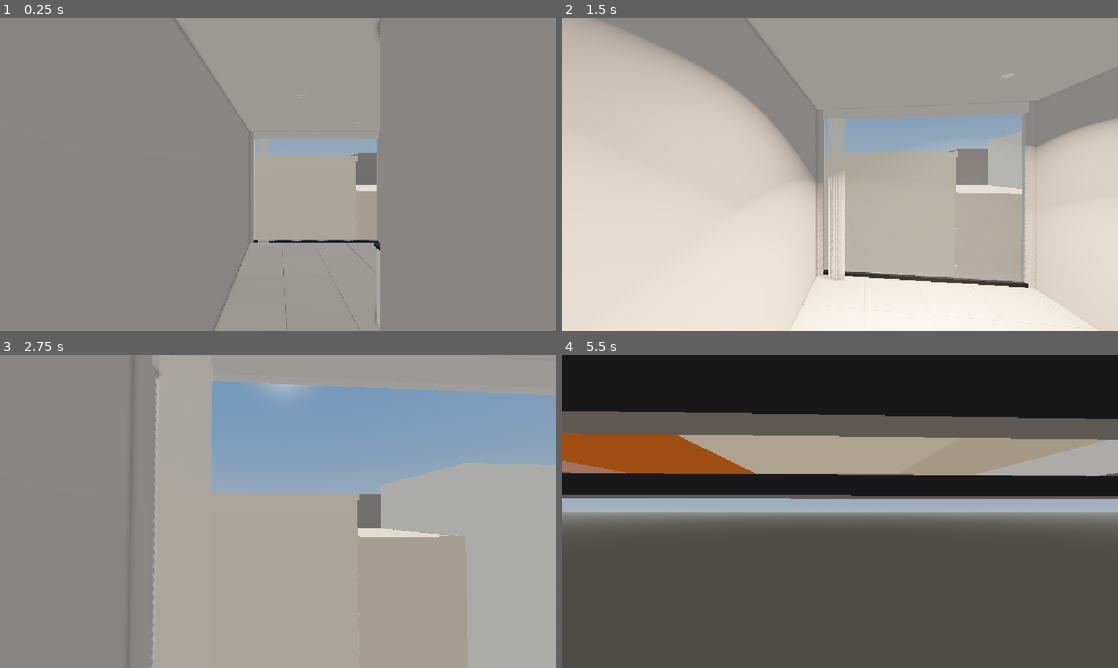
Above: before the commit, frames 1-4 (two rows, left to right).
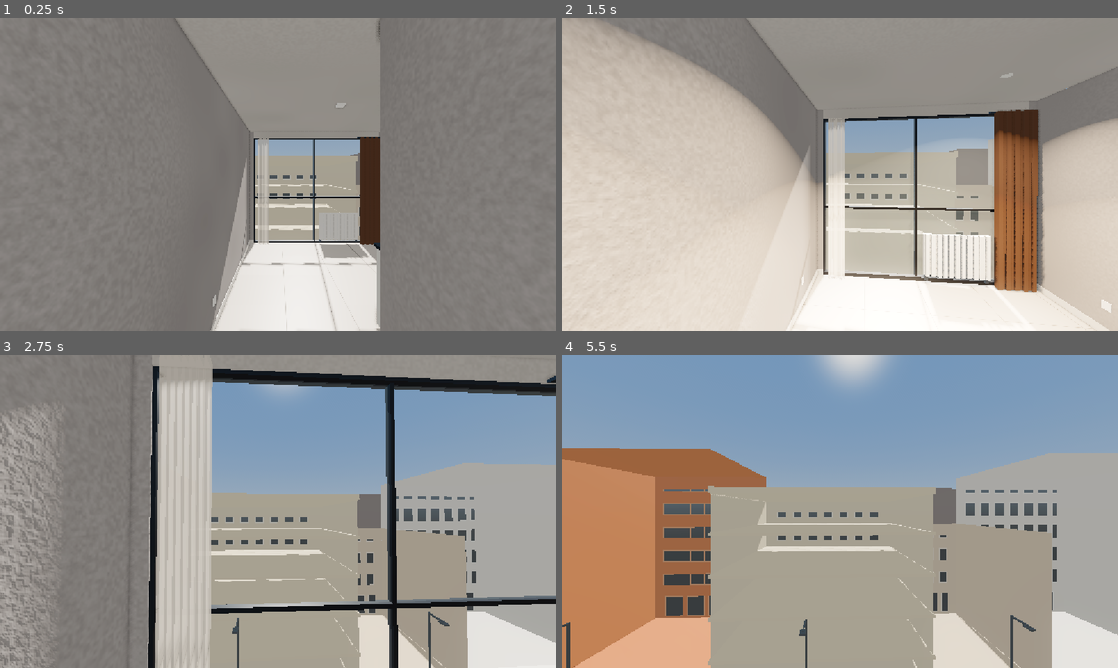
Above: after the commit, the same moments.

Repository: mertgurgenyatagi/NewRoomModel
Game: Godot game, scene res://main.tscn
Two runs of this game, one before a commit and one after it. Both use one fixed random seed, a clock stepped at 60 frames per second and the inputs below.
Inputs (mouse positions are in pixels of both pictures, inside the frame that each line leads up to):
- Up to frame 1 (0.25 s): no input
- Up to frame 2 (1.5 s): tap Enter at 0.5 s; move the mouse to (867, 174) at 0.52 s; hold W from 0.53 s (still down); tap L at 0.6 s; click (867, 174) at 0.67 s; tap Space at 0.77 s; move the mouse to (812, 174) at 1.27 s; tap Shift at 1.35 s
- Up to frame 3 (2.75 s): keep holding W; tap Space at 1.52 s; move the mouse to (289, 505) at 2.02 s; tap L at 2.1 s
- Up to frame 4 (5.5 s): keep holding W; move the mouse to (834, 517) at 2.77 s; tap Shift at 2.85, 4.35 s; click (834, 517) at 2.92 s; tap Space at 3.02, 3.77, 4.52 s; move the mouse to (878, 514) at 3.52 s; tap L at 3.6, 5.1 s; move the mouse to (795, 508) at 4.27 s; move the mouse to (845, 511) at 5.02 s; click (845, 511) at 5.17 s

The runs differ from the first frame. In frame 1, 10% of the frame differs, in the area x 30-69%, y 1-100%; in frame 2, 10%; in frame 3, 19%; in frame 4, 97%, in the area x 0-100%, y 0-100%.

Commit message:
Add room detail, world-position surface shaders and daylight with real sun patch
- tools/add_room_detail.py: skirting, window frame, radiator, curtain, door handle, sockets,
  counter details, trees, lamps, cars
- Godot shaders: roughcast plaster with bump, striped door, speckled worktop, facade windows
- Lighting: drop SDFGI, neutral ambient + SSAO/SSIL, glass and blinds no longer cast shadows

Co-Authored-By: Claude Sonnet 5 <noreply@anthropic.com>

Diff:
--- a/room-godot/main.gd
+++ b/room-godot/main.gd
@@ -1,25 +1,82 @@
 extends Node3D
-## Builds collision for the imported room and wires up the floor tiles and the electric lights (toggle with L).
+## Builds collision for the imported room, replaces the flat glTF colours with world-position shaders
+## (plaster, striped door, speckled worktop, facades, floor tiles) and wires up the electric lights (toggle with L).
 
-const TILE := 0.75
-const NO_COLLISION_PREFIXES := ["Far_", "Opp_", "Street_", "Ground_", "Window_Glass", "Blind_"]
+const NO_COLLISION_PREFIXES := ["Far_", "Opp_", "Street_", "Ground_", "Window_Glass", "Blind_", "D_Tree", "D_Lamp", "D_Car", "D_Curtain"]
+
+# Facade look per glTF material: wall colour, trim colour, window pitch (m), window size (m).
+const FACADES := {
+	"Fac_Cream": [Color("e2d3b0"), Color("f2ead6"), Vector2(2.0, 3.0), Vector2(1.0, 2.0)],
+	"Fac_Orange": [Color("c9622a"), Color("d98a55"), Vector2(1.7, 3.0), Vector2(1.6, 1.3)],
+	"Fac_Beige": [Color("d9c3a3"), Color("ece0cc"), Vector2(1.8, 3.0), Vector2(0.9, 1.4)],
+	"Fac_White": [Color("e8e4dc"), Color("f6f3ee"), Vector2(2.0, 3.0), Vector2(1.2, 1.7)],
+	"Fac_Pink": [Color("c98f78"), Color("e3b9a5"), Vector2(2.2, 3.0), Vector2(1.1, 1.8)],
+}
 
 @onready var room: Node3D = $Room
 @onready var lights: Node3D = $ElectricLights
 
+var _shared: Dictionary = {}
+
 
 func _ready() -> void:
-	var floor_mat := ShaderMaterial.new()
-	floor_mat.shader = load("res://floor_tiles.gdshader")
+	_build_shared_materials()
 	for n in room.find_children("*", "MeshInstance3D", true, false):
 		var mesh_node := n as MeshInstance3D
-		if mesh_node.name.begins_with("Floor_"):
-			mesh_node.material_override = floor_mat
+		_apply_materials(mesh_node)
+		if mesh_node.name == "Window_Glass" or mesh_node.name.begins_with("Blind_"):
+			mesh_node.cast_shadow = GeometryInstance3D.SHADOW_CASTING_SETTING_OFF  # transparent, must not block the sun
 		if not _skip_collision(mesh_node.name):
 			mesh_node.create_trimesh_collision()
 	lights.visible = false
 	# Afternoon sun about 40 degrees up, coming in from the window side (the window faces west-southwest, toward -Z).
 	$Sun.look_at_from_position(Vector3(2.0, 17.0, -20.0), Vector3.ZERO)
+
+
+func _shader_mat(path: String, params: Dictionary) -> ShaderMaterial:
+	var m := ShaderMaterial.new()
+	m.shader = load(path)
+	for k in params:
+		m.set_shader_parameter(k, params[k])
+	return m
+
+
+func _build_shared_materials() -> void:
+	var plaster := "res://shaders/plaster.gdshader"
+	_shared["Wall"] = _shader_mat(plaster, {"base_color": Color("a7a3a2")})
+	_shared["Ceiling"] = _shader_mat(plaster, {"base_color": Color("c7c3bd"), "grain_contrast": 0.12, "bump_strength": 0.002})
+	_shared["Soffit"] = _shared["Ceiling"]
+	_shared["Door"] = _shader_mat("res://shaders/door.gdshader", {})
+	_shared["CounterTop"] = _shader_mat("res://shaders/counter_top.gdshader", {})
+	_shared["Floor"] = _shader_mat("res://floor_tiles.gdshader", {})
+
+
+func _apply_materials(mesh_node: MeshInstance3D) -> void:
+	var mesh := mesh_node.mesh
+	if mesh == null:
+		return
+	for s in mesh.get_surface_count():
+		var src := mesh.surface_get_material(s)
+		if src == null:
+			continue
+		var key := src.resource_name
+		if _shared.has(key):
+			mesh_node.set_surface_override_material(s, _shared[key])
+		elif FACADES.has(key) and not mesh_node.name.contains("ledge"):
+			mesh_node.set_surface_override_material(s, _facade_material(mesh_node, FACADES[key]))
+
+
+func _facade_material(mesh_node: MeshInstance3D, cfg: Array) -> ShaderMaterial:
+	var box := mesh_node.global_transform * mesh_node.get_aabb()
+	return _shader_mat("res://shaders/facade.gdshader", {
+		"wall_color": cfg[0],
+		"trim_color": cfg[1],
+		"pitch": cfg[2],
+		"win_size": cfg[3],
+		"x_min": box.position.x,
+		"x_max": box.end.x,
+		"top_y": box.end.y,
+	})
 
 
 func _skip_collision(node_name: String) -> bool:
--- a/room-godot/main.tscn
+++ b/room-godot/main.tscn
@@ -17,13 +17,15 @@
 background_mode = 2
 sky = SubResource("sky")
 ambient_light_source = 2
-ambient_light_color = Color(0.93, 0.93, 0.92, 1)
-ambient_light_energy = 0.75
+ambient_light_color = Color(0.93, 0.92, 0.9, 1)
+ambient_light_energy = 0.7
 tonemap_mode = 4
 tonemap_exposure = 1.0
 ssao_enabled = true
-ssao_radius = 0.6
-ssao_intensity = 1.5
+ssao_radius = 0.5
+ssao_intensity = 1.6
+ssil_enabled = true
+ssil_intensity = 1.2
 glow_enabled = true
 
 [sub_resource type="CapsuleShape3D" id="capsule"]
--- /dev/null
+++ b/room-godot/shaders/counter_top.gdshader
@@ -0,0 +1,28 @@
+shader_type spatial;
+// Black speckled worktop: dark base with grey and white flecks, semi-gloss.
+
+uniform vec3 base_color : source_color = vec3(0.02, 0.02, 0.022);
+uniform float fleck_scale = 220.0;
+
+varying vec3 wpos;
+
+float hash13(vec3 p) {
+	p = fract(p * 0.3183099 + vec3(0.1, 0.2, 0.3));
+	p *= 17.0;
+	return fract(p.x * p.y * p.z * (p.x + p.y + p.z));
+}
+
+void vertex() {
+	wpos = (MODEL_MATRIX * vec4(VERTEX, 1.0)).xyz;
+}
+
+void fragment() {
+	float footprint = length(fwidth(wpos));
+	float fade = 1.0 - smoothstep(0.5 / fleck_scale, 1.5 / fleck_scale, footprint);
+	float h = hash13(floor(wpos * fleck_scale));
+	float fleck = smoothstep(0.86, 0.9, h) * 0.45 + smoothstep(0.965, 0.98, h) * 0.5;
+	float avg = 0.035;
+	ALBEDO = base_color + vec3(mix(avg, fleck, fade));
+	ROUGHNESS = 0.38;
+	SPECULAR = 0.35;
+}
--- /dev/null
+++ b/room-godot/shaders/door.gdshader
@@ -0,0 +1,22 @@
+shader_type spatial;
+// Glossy black door with light vertical stripes (the entrance door in the photos).
+
+uniform vec3 black_color : source_color = vec3(0.06, 0.055, 0.05);
+uniform vec3 stripe_color : source_color = vec3(0.72, 0.69, 0.63);
+uniform float stripe_pitch = 0.075;
+uniform float stripe_width = 0.014;
+
+varying vec3 wpos;
+
+void vertex() {
+	wpos = (MODEL_MATRIX * vec4(VERTEX, 1.0)).xyz;
+}
+
+void fragment() {
+	float u = fract(wpos.x / stripe_pitch) * stripe_pitch;
+	float aa = fwidth(wpos.x);
+	float s = smoothstep(0.0, aa + 0.0005, u) * (1.0 - smoothstep(stripe_width, stripe_width + aa + 0.0005, u));
+	ALBEDO = mix(black_color, stripe_color, s);
+	ROUGHNESS = mix(0.1, 0.35, s);
+	SPECULAR = 0.9;
+}
--- /dev/null
+++ b/room-godot/shaders/facade.gdshader
@@ -0,0 +1,53 @@
+shader_type spatial;
+// Building facade with punched or ribbon windows, drawn on the faces that point along Z (toward the room).
+// Windows sit on a grid in world X/Y. x_min/x_max keep them away from the building's side edges.
+
+uniform vec3 wall_color : source_color = vec3(0.8, 0.75, 0.65);
+uniform vec3 trim_color : source_color = vec3(0.9, 0.88, 0.83);
+uniform vec3 glass_color : source_color = vec3(0.05, 0.08, 0.12);
+uniform vec2 pitch = vec2(2.2, 3.0);        // metres between window centres
+uniform vec2 win_size = vec2(1.1, 1.7);     // window width, height
+uniform float y0 = -12.0;                   // street level
+uniform float ground_h = 3.4;               // shopfront storey height
+uniform float x_min = -1000.0;
+uniform float x_max = 1000.0;
+uniform float top_y = 1000.0;
+
+varying vec3 wpos;
+varying vec3 wnorm;
+
+void vertex() {
+	wpos = (MODEL_MATRIX * vec4(VERTEX, 1.0)).xyz;
+	wnorm = normalize((MODEL_MATRIX * vec4(NORMAL, 0.0)).xyz);
+}
+
+void fragment() {
+	vec3 col = wall_color;
+	float rough = 0.85;
+	float metal = 0.0;
+	float spec = 0.5;
+
+	if (abs(wnorm.z) > 0.5) {
+		float y = wpos.y - y0;
+		bool ground = y < ground_h;
+		vec2 p = vec2(wpos.x - x_min - 1.0, max(y - ground_h, 0.0));
+		vec2 cell = ground ? vec2(pitch.x * 1.6, ground_h) : pitch;
+		vec2 local = ground ? vec2(mod(wpos.x - x_min - 1.0, cell.x), y) : vec2(mod(p.x, cell.x), mod(p.y, cell.y));
+		vec2 size = ground ? vec2(cell.x * 0.78, 2.4) : win_size;
+		vec2 c0 = ground ? vec2(cell.x * 0.5, 1.5) : vec2(cell.x * 0.5, cell.y * 0.5);
+		vec2 d = abs(local - c0);
+		vec2 half_s = size * 0.5;
+		bool inside_x = wpos.x > x_min + 1.0 && wpos.x < x_max - 1.0 && wpos.y < top_y - 1.5;
+		float win = step(d.x, half_s.x) * step(d.y, half_s.y) * float(inside_x);
+		float trim = step(d.x, half_s.x + 0.09) * step(d.y, half_s.y + 0.09) * float(inside_x);
+		col = mix(col, trim_color, trim);
+		col = mix(col, glass_color, win);
+		rough = mix(0.85, 0.05, win);
+		spec = mix(0.5, 1.0, win);
+		metal = win * 0.0;
+	}
+	ALBEDO = col;
+	ROUGHNESS = rough;
+	METALLIC = metal;
+	SPECULAR = spec;
+}
--- /dev/null
+++ b/room-godot/shaders/plaster.gdshader
@@ -0,0 +1,60 @@
+shader_type spatial;
+// Fine roughcast plaster from world position: grain in albedo plus a screen-space bump, faded out with distance to avoid shimmer.
+
+uniform vec3 base_color : source_color = vec3(0.65, 0.64, 0.63);
+uniform float grain_contrast = 0.22;
+uniform float bump_strength = 0.004; // bump height in metres
+uniform float roughness_base = 0.9;
+
+varying vec3 wpos;
+
+float hash13(vec3 p) {
+	p = fract(p * 0.3183099 + vec3(0.1, 0.2, 0.3));
+	p *= 17.0;
+	return fract(p.x * p.y * p.z * (p.x + p.y + p.z));
+}
+
+float vnoise(vec3 p) {
+	vec3 i = floor(p);
+	vec3 f = fract(p);
+	f = f * f * (3.0 - 2.0 * f);
+	float a = mix(mix(hash13(i), hash13(i + vec3(1, 0, 0)), f.x), mix(hash13(i + vec3(0, 1, 0)), hash13(i + vec3(1, 1, 0)), f.x), f.y);
+	float b = mix(mix(hash13(i + vec3(0, 0, 1)), hash13(i + vec3(1, 0, 1)), f.x), mix(hash13(i + vec3(0, 1, 1)), hash13(i + vec3(1, 1, 1)), f.x), f.y);
+	return mix(a, b, f.z);
+}
+
+float octave_fade(float freq, float footprint) {
+	// Fully visible while one pixel covers less than half a noise cell, gone when it covers more than 1.5 cells.
+	return 1.0 - smoothstep(0.5 / freq, 1.5 / freq, footprint);
+}
+
+float height(vec3 p, float footprint) {
+	float h = vnoise(p * 60.0) * 0.5 * octave_fade(60.0, footprint);
+	h += vnoise(p * 140.0) * 0.32 * octave_fade(140.0, footprint);
+	h += vnoise(p * 320.0) * 0.18 * octave_fade(320.0, footprint);
+	return h;
+}
+
+void vertex() {
+	wpos = (MODEL_MATRIX * vec4(VERTEX, 1.0)).xyz;
+}
+
+void fragment() {
+	float footprint = length(fwidth(wpos));
+	float h = height(wpos, footprint);
+	float patch_var = vnoise(wpos * 1.7) * 0.06 - 0.03;
+	ALBEDO = base_color * (1.0 + (h - 0.5) * grain_contrast + patch_var);
+	ROUGHNESS = roughness_base;
+	SPECULAR = 0.35;
+
+	// Screen-space bump mapping (Mikkelsen)
+	vec3 dpdx = dFdx(VERTEX);
+	vec3 dpdy = dFdy(VERTEX);
+	float dhx = dFdx(h);
+	float dhy = dFdy(h);
+	vec3 r1 = cross(dpdy, NORMAL);
+	vec3 r2 = cross(NORMAL, dpdx);
+	float det = dot(dpdx, r1);
+	vec3 grad = sign(det) * (dhx * r1 + dhy * r2);
+	NORMAL = normalize(abs(det) * NORMAL - bump_strength * grad);
+}
Binary file changed: room-godot/assets/room.glb
Not shown, added: room-godot/shaders/counter_top.gdshader.uid
Not shown, added: room-godot/shaders/door.gdshader.uid
Not shown, added: room-godot/shaders/facade.gdshader.uid
Not shown, added: room-godot/shaders/plaster.gdshader.uid
Not shown, changed: PROJECT.md
Not shown, changed: room.blend
Not shown, added: tools/add_room_detail.py
Not shown, changed: tools/export_to_godot.py
